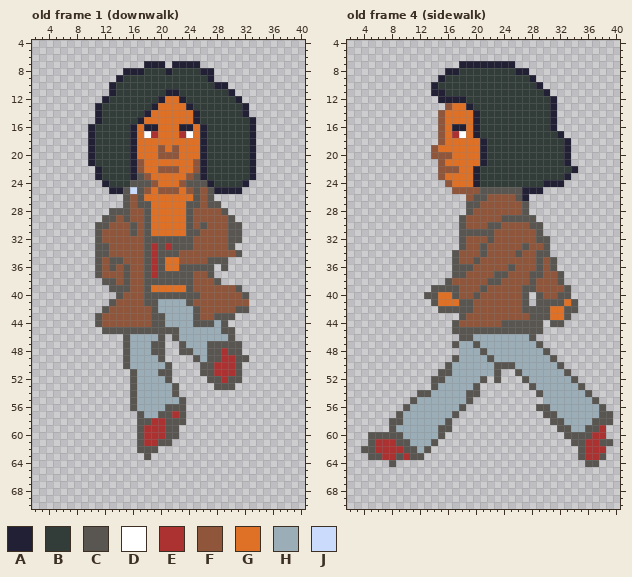
Two versions of one pixel-art file, Assets/Sprites/Overworld/chlow.ase. This is how it looked before the edit.
48x73 pixels, 6 frames. Shown: old frame 1 (downwalk): x 2..40, y 4..70; old frame 4 (sidewalk): x 2..40, y 4..70. The commit also changed other frames, which this record leaves out.
Visible layers, top first: "headBack", "arms", "bodyBack", "body", "hair", "head", "armsB", "legsF", "legs".
Palette (. is transparent): A #222034  B #323c39  C #595652  D #ffffff  E #ac3232  F #8f563b  G #df7126  H #9badb7  J #cbdbfc
Pixels before, old frame 1 (downwalk) (only the part around the change), first column x 2:
22 .........ABBBBAFGGFFFGGFABBBBBBA.......
23 .........ABBBBACFGGGGGFCABBBBBBA.......
24 ..........ABBBCCCFGGGFCCCABBBBA........
25 ...........AACJCFGFFFGFCFCAAAA.........
26 .............CFCGGGGGGGCFC.............
27 .............CFCCGGGGGCCFCC............
28 ...........CCCFFCGGGGGCFFFFC...........
29 ..........CCFCFFCGGGGGCFFFFFC..........
30 .........CCFFFCFCGGGGGCFCFFFCC.........
31 .........CFFFFCFCGGGGGCCFFFFCC.........
32 .........CFFFFFFCCCCCCCFFFFFCC.........
33 .........CCFFFFFCECECCCFFFFFC..........
34 .........CCFFFFFCECCCFFFFFFFFC.........
35 .........CFCCFFFCECGGFFFFCCC...........
36 .........CFCFCFFCECGGCCCCC.C...........
37 .........CFFFCFFCECCCCCFFC.............
38 ..........CCFCFFCCCCCCCFFFC............
39 ...........CCCFFCGGGGGCFFFFFFC.........
40 ............CFFFCCCCCCCCFFFFFFC........
41 ...........CFFFFCCHHHHCFFFFFFFF........
42 ..........CFFFFFFCHHHHHCFFFFFCC........
43 .........CFFFFFFFCCHHHHCFFCCC..........
44 .........CFFFFFFFCCHHHHCCCHC...........
45 ..........CCCCCCCCCCCHHHHHHCC..........
46 .............CHHHHC.CHHHHHHHC..........
47 .............CHHHCC..CHHHCCCCC.........
48 .............CHHHCC..CCHHCCECC.........
49 .............CHHHHC....CHCCEECC........
50 .............CHHHHHC....CCEEEC.........
51 ..............CHHHCC....CCEEEC.........
52 ..............CHHHHC.....CCECC.........
53 ..............CHHHHHC.....CCC..........
54 ..............CHHHHHC..................
55 ..............CHHHHHHC.................
56 ..............CHHHHCCC.................
57 ...............CHHCCEC.................
58 ...............CCEECCC.................
59 ...............CEEECC..................
60 ...............CEEECC..................
61 ...............CEECC...................
62 ...............CCC.....................
63 ................C......................
64 .......................................
65 .......................................
66 .......................................
67 .......................................
68 .......................................
69 .......................................
70 .......................................
Pixels before, old frame 4 (sidewalk) (only the part around the change), first column x 2:
 4 .......................................
 5 .......................................
 6 .......................................
 7 ................AAAAAAAA...............
 8 ..............AABBBBBBBBAA.............
 9 .............ABBBBBBBBBBBBA............
10 ............ABBBBBBBBBBBBBBA...........
11 ............AABBBBBBBBBBBBBBA..........
12 .............AAAABBBBBBBBBBBBA.........
13 ..............FGGABBBBBBBBBBBA.........
14 .............FGGGGABBBBBBBBBBA.........
15 .............FGGGGABBBBBBBBBBA.........
16 .............FGAAGABBBBBBBBBBA.........
17 .............FGEDGABBBBBBBBBBBA........
18 .............FGGGGGABBBBBBBBBBBA.......
19 ............FGGGGGGABBBBBBBBBBBA.......
20 ............FFFGGGGABBBBBBBBBBBA.......
21 .............FGGGGGABBBBBBBBBBBA.......
22 .............FFFGGABBBBBBBBBBBBBA......
23 .............FGGGGABBBBBBBBBBBBA.......
24 ..............FGGGABBBBBBBBBAAA........
25 ...............FFFFCCCCCCAAA...........
26 .................FCCFFFFCA.............
27 .................CCFFFFFFC.............
28 .................CFFFFFFFC.............
29 ................CFFFFFCCCCC............
30 ................CFFFCCFFFFCC...........
31 ................CCCCCFFFFFFC...........
32 ................CFFFCFFFFFFCC..........
33 ................CFFCFFFFFCFFC..........
34 ...............CFFFCFFFFCFFCC..........
35 ...............CFFCFFFFFFFFCFC.........
36 ...............CCCFFFFFCFFFCFC.........
37 ...............CCFFFFCCFFFCCFFC........
38 ..............CFFFFFCCFFFFCFFFC........
39 ............CCCCFFFCFFFFFCCFFFFC.......
40 ...........CCGGCFFCFFFFFFC.CFFCC.......
41 ............CGGGCCFFFFFFFC.CCCCGC......
42 .............CCCCCFFFFFFFCCCCGGCC......
43 ................CFFFFFFFFFCCCGGC.......
44 ...............CFFFFFFCCCCCC.CC........
45 ...............CCCCCCCCCCCCC...........
46 ................CCHHHHHHHHC............
47 ...............CHHCHHHHHHHHC...........
48 ................HHHCHHHHHHHHC..........
49 ...............CHHHHCHHHHHHHHC.........
50 ..............CHHHHHHCCCHHHHHHC........
51 .............CCHHHHHHC..CHHHHHHC.......
52 ............CCHHHHHC.C...CHHHHHHC......
53 ............CHHHHHC.......CHHHHHHC.....
54 ..........CCHHHHHCC........CHHHHHHC....
55 .........CHHHHHHHC..........HHHHHHHC...
56 ........CHHHHHHHC..........CCHHHHHHHC..
57 .......CHHHHHHHC............CCHHHHHHCC.
58 ......CCHHHHHHC..............CCHHHHCCC.
59 ......CHHHHHHCC...............CCHHCCE..
60 ...CCCCCHHHHHC.................CCCCEE..
61 ...CEEECCHHHC...................CCEECC.
62 ..CCEEEECCHC.....................CEEE..
63 ...CCEECECC......................CEEC..
64 ......C...........................CC...
65 .......................................
66 .......................................
67 .......................................
68 .......................................
69 .......................................
70 .......................................
And afterwards:
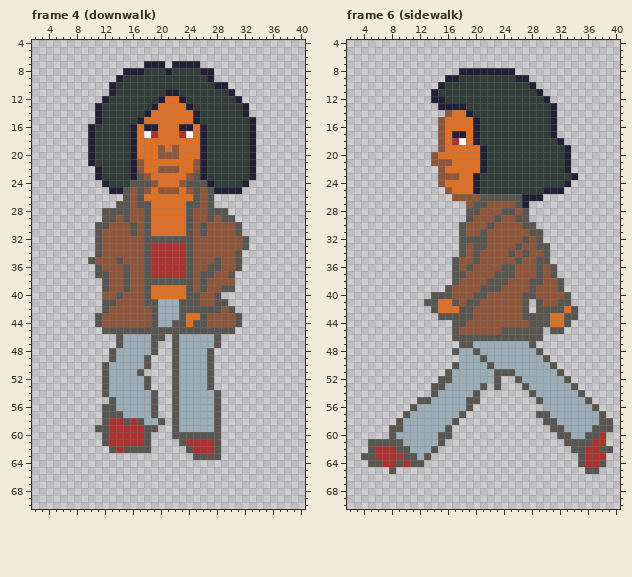
A new or re-ordered frame is compared with the old frame closest to it.
What changed:
frames re-ordered
Changed rows in their new state; - is an unchanged pixel.
Frame 4 (downwalk) against old frame 1 (downwalk):
first column x 10:
25 ------F----------------
27 ----C-------------.----
28 --C--------------CC----
29 -----------------C-C---
30 --------------------F--
31 ---------------FC---F--
32 --------------------FFC
33 --F-------E-EE------FFC
34 --F-------EEEEC--------
35 CF-F------EEEEC--F-FFC-
36 ---F------EEEE-FF-CFFC-
37 --C-------EEEE--C-FFC--
38 ---F------------C-FFF--
39 --CFF-----------C--CC.-
40 --FF-----GGGGG----C....
41 --C----------C-C--CC...
42 -------------CC-CCC-C..
43 ----------H--CGGC-FFFC-
44 ----------H-CCG--FFFFC-
45 -------------CCCCCC----
46 ----CH---C--------C..--
47 ----CH----.-CH---H-...-
48 ---CHH----.-CHH---....-
49 ---CHH--C..-CHHH--.....
50 --CHHH--C...CHHHH-....-
51 --CHHHHC....CHHHH-....-
52 --CHHHH-C...CHHHH-....-
53 --CHHHH-C...-HHHHC...--
54 --CHHHH--C..-HHHHHC----
55 ---CHHH--C..CHHHHHC----
56 --CCHHH--C..-HHHHHC----
57 --CCCHHH-C..CHHHHHC----
58 --CEECE-HHC.-HHHHHC----
59 -CCEEEEECC..-HHHHHC----
60 --CEEEEEC...-CCCCCC----
61 --CEEEEEC...-CEEEEC----
62 ---CECC--.----CEEEC----
63 --------.------CCCC----
Frame 6 (sidewalk) against old frame 4 (sidewalk):
first column x 4:
 7 --------------........--------------
 8 ------------..AAAAAAAA..------------
 9 -----------.AA--------AA.-----------
10 ----------.A------------A.----------
11 -----------B-------------A.---------
12 ----------A-BBB-----------A.--------
13 -----------AAAAB--------------------
14 -----------.F--AB-------------------
16 -------------GG---------------------
17 -------------AA------------A.-------
18 -------------ED-AB----------A.------
19 ----------.F------------------------
20 -----------GG-----------------------
21 ----------F-F-----------------------
22 ------------GG--GA-----------A.-----
23 ------------FF---------------BA-----
24 -----------FG-------------BBBA------
25 ------------FGGGABBBBBBBBBAAA-------
26 -------------FF-F-CCCC--AA----------
27 ---------------F-C----CA------------
28 ----------------C---CC--------------
29 --------------.C---CFF--.-----------
30 -------------------F---C-.----------
31 ---------------FF-F-----C-----------
32 ---------------CCCF----C--.---------
33 ----------------C-----CF-C----------
34 -------------.C-CF---CFC-F----------
35 ----------------------C---C.--------
36 --------------F-----C---------------
37 ---------------------C--F--C.-------
38 ------------.C------C----C----------
39 ----------..-F----CC---F----C.------
40 ---------.-CCF---C------CF--F-------
41 ---------C---CF-C---------FF-C.-----
42 ----------CGGG----------.--CCG------
43 -----------CCC-C-------C------C-----
44 --------------C-----FFFF--CGGC------
45 --------------FFFFFF-------CC-------
46 -------------C--CCCCCCCC-C----------
47 -------------.CCH-------C.----------
48 -------------C--CH-------C.---------
49 -------------.---CH-------C.--------
50 ------------.C----CHHH-----C.-------
51 -----------.--------CCH-----C.------
52 ----------.-C----HH---CH-----C.-----
53 -----------C----HC-C---CH-----C.----
54 --------..C----H--------CH-----C.---
55 -------.CC------C--------C------C.--
56 ------.C------HC---------.H------C.-
57 -----.C------HC----------C-H-------.
58 ----.-------HC------------C-H----H--
59 -----C-----H---------------C-H--H-CC
60 -...-H------C---------------C-HH-C--
61 --CCC-H---HC-----------------C--C-E.
62 .----C-H-HC-------------------C---CC
63 C-E--EC-HC------------------------E-
64 -CCEECECC----------------------CEEC-
65 ----C---------------------------CC--
